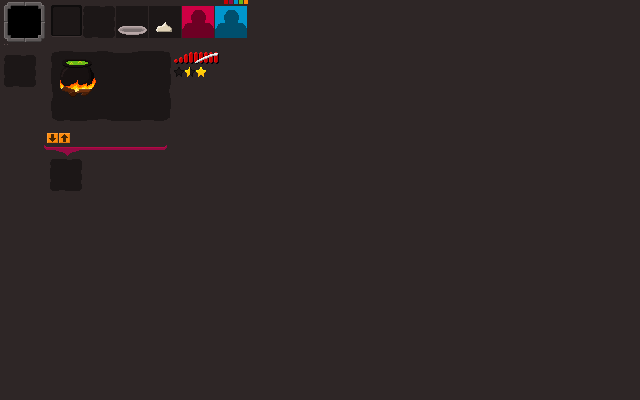
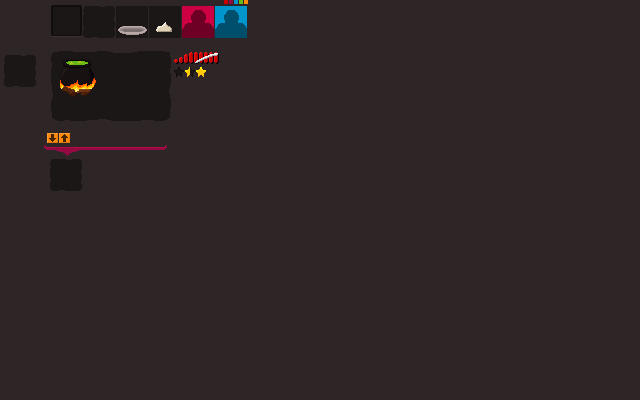
Revision of a layered 640x400 image; what changed, layer by layer:
painted on "Background copy" over [left=4, top=2, right=45, bottom=45]
